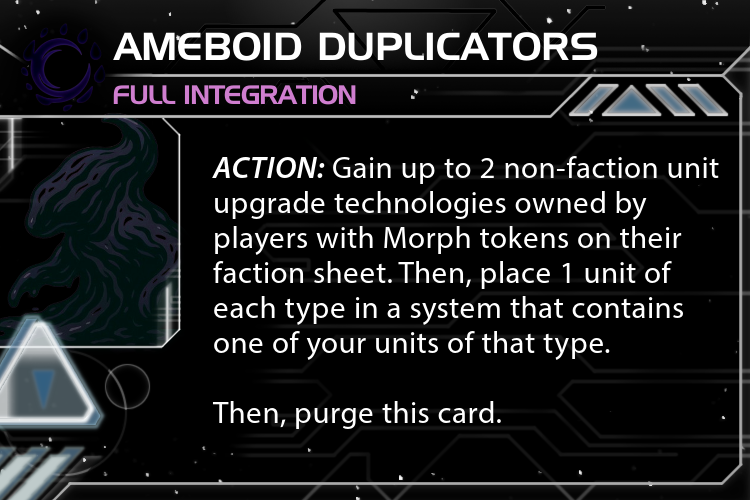
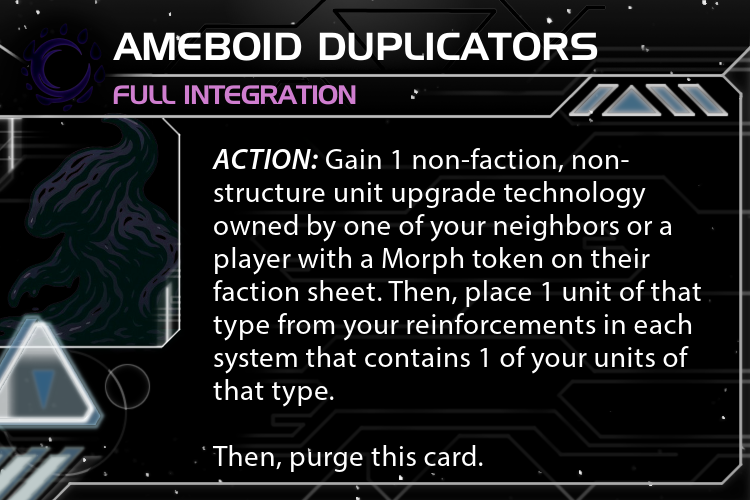
Layers edited between the first and the second w=750, h=500 image:
renamed "ACTION: Gain up to 2 non-facti..." to "ACTION: Gain 1 non-faction, no...", painted on it over [212, 148, 719, 472]